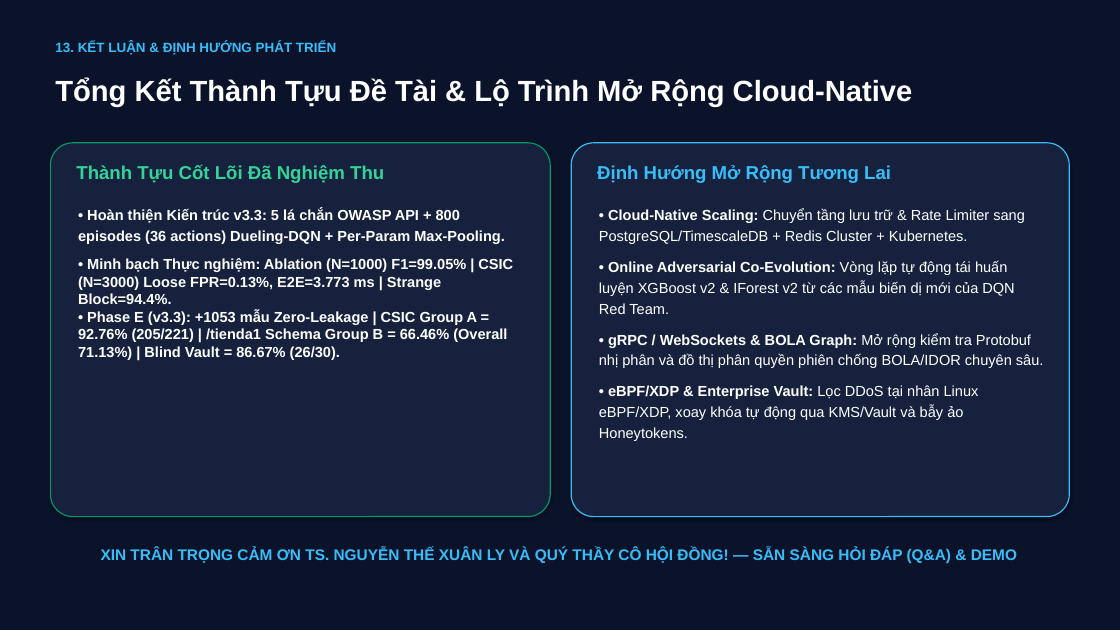
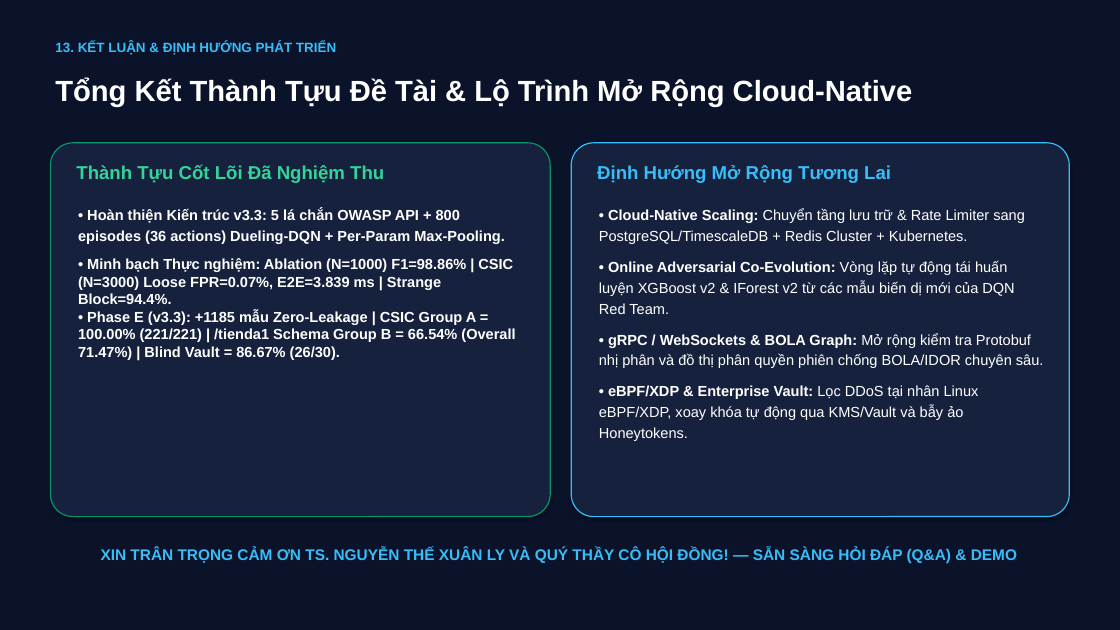
Before and after one commit to vcongggggg/pbl6, a slide deck: slide 14 of docs/reports/PBL6_Academic_Defense_Slides.pptx. Drawn at 1120x630 pixels with LibreOffice and Linux fonts; fonts in the diff are those of the drawing. Boxes give left, top, right and bottom in pixels: in the first picture for what was removed or moved away, otherwise in the second. Text is boxed around its words. In the diff, an @@ line names an element or a change of style, - is before the commit and + after.

Commit message:
fix(phase-e): resolve F1-F4 audit findings, SSI blind-boolean recovery, 4-vector bypasses, E2E latency, and D4 snapshots

```diff
--- a/docs/reports/PBL6_Academic_Defense_Slides.pptx
+++ b/docs/reports/PBL6_Academic_Defense_Slides.pptx
@@ text at box(78, 258, 515, 360): text changed @@
-• Minh bạch Thực nghiệm: Ablation (N=1000) F1=99.05% | CSIC (N=3000) Loose FPR=0.13%, E2E=3.773 ms | Strange Block=94.4%.
-• Phase E (v3.3): +1053 mẫu Zero-Leakage | CSIC Group A = 92.76% (205/221) | /tienda1 Schema Group B = 66.46% (Overall 71.13%) | Blind Vault = 86.67% (26/30).
+• Minh bạch Thực nghiệm: Ablation (N=1000) F1=98.86% | CSIC (N=3000) Loose FPR=0.07%, E2E=3.839 ms | Strange Block=94.4%.
+• Phase E (v3.3): +1185 mẫu Zero-Leakage | CSIC Group A = 100.00% (221/221) | /tienda1 Schema Group B = 66.54% (Overall 71.47%) | Blind Vault = 86.67% (26/30).
```
Also in this commit, not shown: 1 other slide changed, 49 other files.
